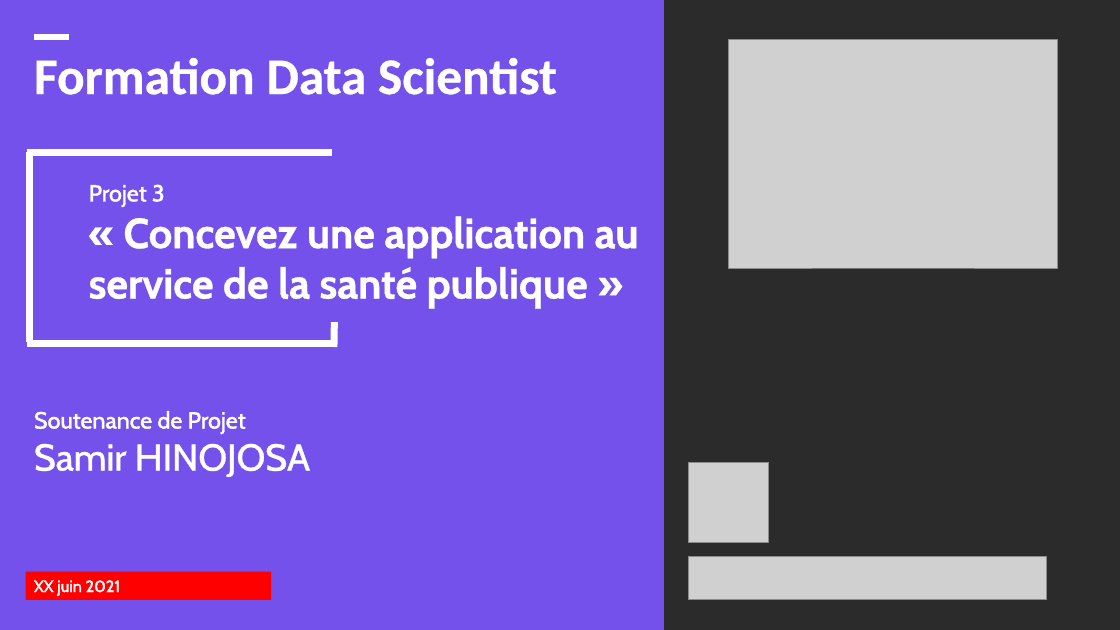
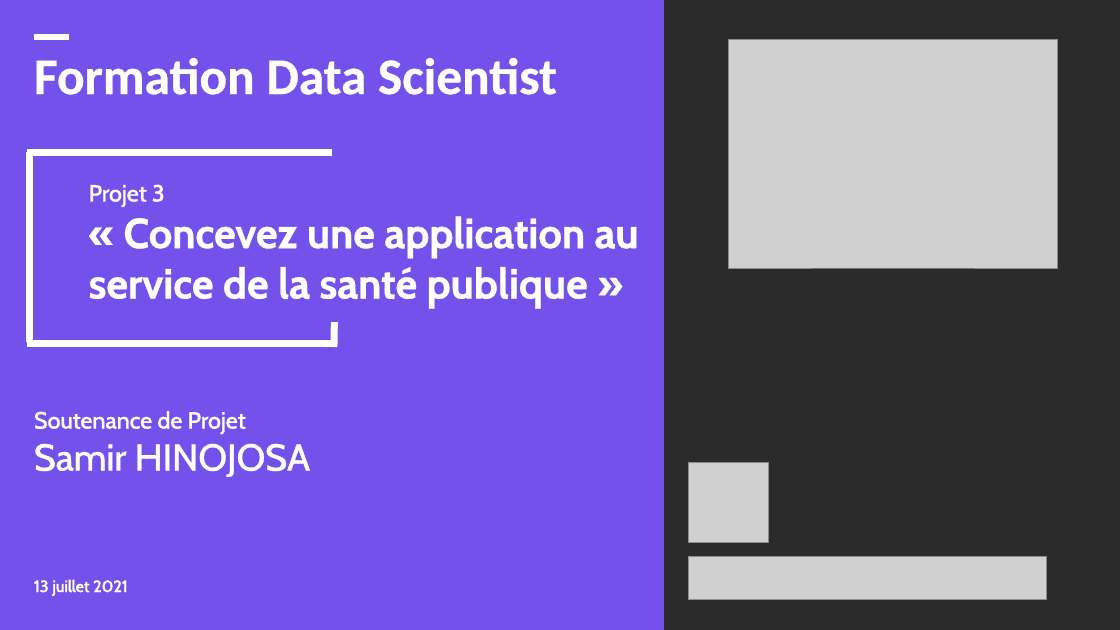
Before and after one commit to samirhinojosa/OC-P3-design-application-public-health, a slide deck: slide 1 of supports/P3_02_presentation v1.pptx. Drawn at 1120x630 pixels with LibreOffice and Linux fonts; fonts in the diff are those of the drawing; grey boxes stand for pictures; background and template pictures are left out; a plain dark background stands for a picture behind light text. Boxes give left, top, right and bottom in pixels: in the first picture for what was removed or moved away, otherwise in the second. Text is boxed around its words. In the diff, an @@ line names an element or a change of style, - is before the commit and + after.

Commit message:
Updating presentation

```diff
--- a/supports/P3_02_presentation v1.pptx
+++ b/supports/P3_02_presentation v1.pptx
@@ text "13 juillet 2021": place and size @@
-text "13 juillet 2021" at bbox=[26, 571, 271, 600]
+text "13 juillet 2021" at bbox=[34, 579, 128, 596]
@@ text "13 juillet 2021" at bbox=[34, 579, 128, 596]: fill #FF0000 to none @@
@@ text at bbox=[34, 579, 128, 596]: text changed @@
-XX juin 2021
+13 juillet 2021
```
Also in this commit, not shown: 2 other slides changed, 4 other files.
